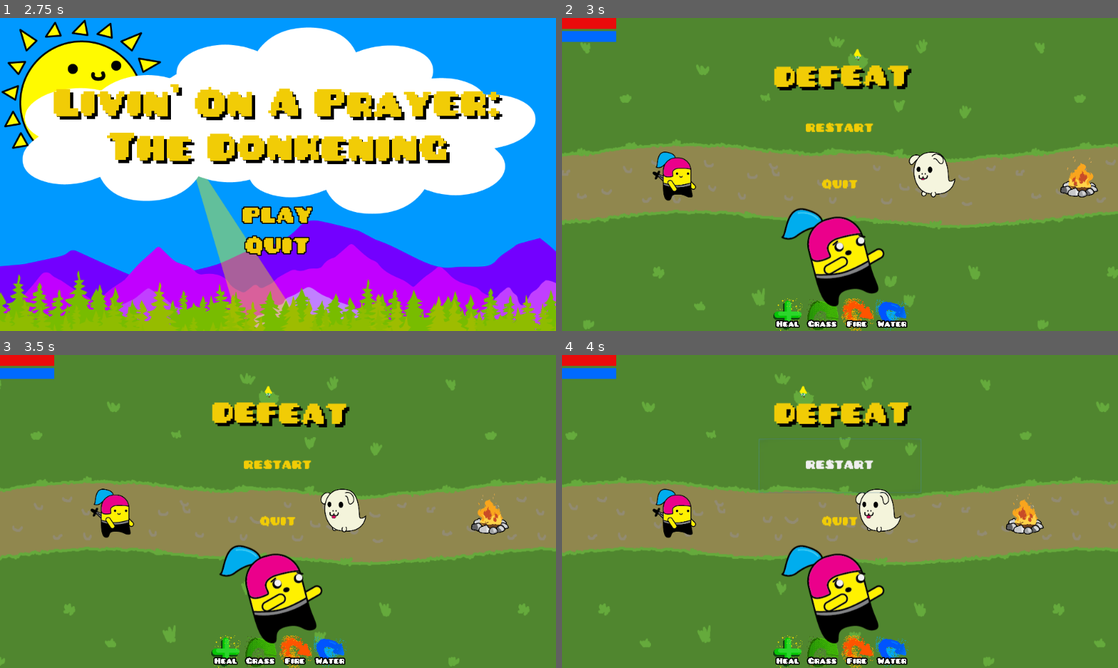
Above: before the commit, frames 1-4 (two rows, left to right).
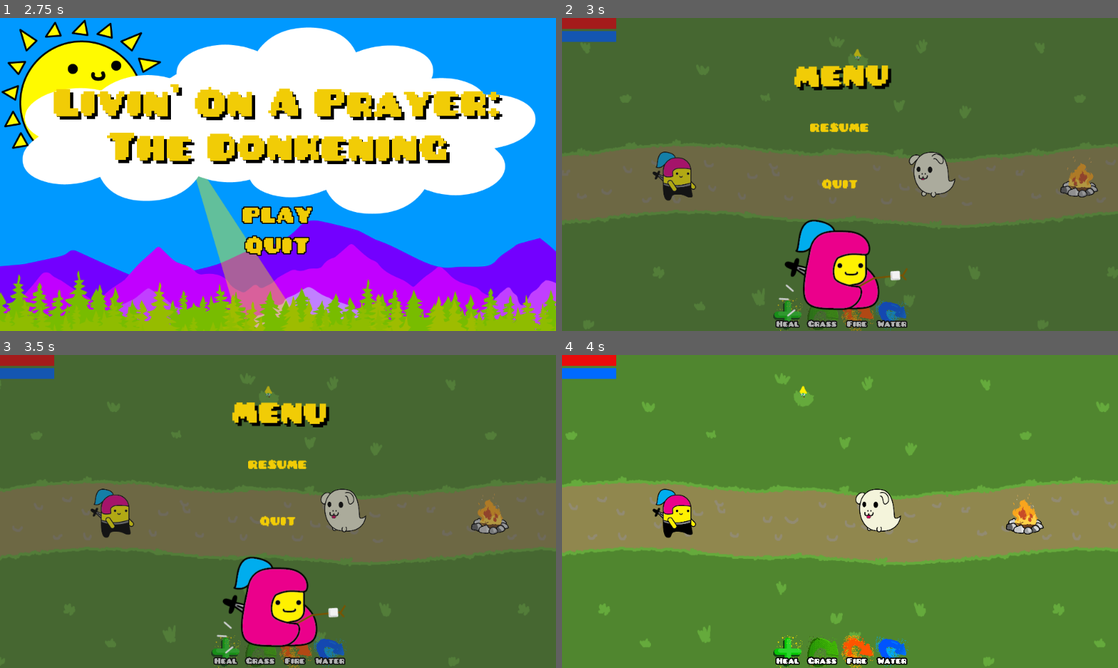
Above: after the commit, the same moments.

Repository: danreeves/godot-wild-jam-33
Game: Godot game, scene res://UI/TitleScreen.tscn
Two runs of this game, one before a commit and one after it. Both use one fixed random seed, a clock stepped at 60 frames per second and the inputs below. The engine's default icon, where the game draws it, is replaced by a stand-in: a white triangle on a blue panel in a dark square.
Inputs (mouse positions are in pixels of both pictures, inside the frame that each line leads up to):
- Up to frame 1 (2.75 s): tap Enter at 0.5 s; move the mouse to (400, 158) at 0.52 s; click (400, 158) at 0.67 s; move the mouse to (166, 190) at 1.27 s; click (166, 190) at 1.42 s; move the mouse to (333, 105) at 2.02 s; click (333, 105) at 2.17 s
- Up to frame 2 (3 s): click "PLAY" at 2.75 s
- Up to frame 3 (3.5 s): no input
- Up to frame 4 (4 s): click (840, 464) at 3.5 s, where only the run before the commit has a clickable "RESTART"

Frame 1 is identical in both runs. In frame 2, 98% of the frame differs, in the area x 0-100%, y 0-100%; in frame 3, 98%; in frame 4, 5.2%.

Commit message:
aefgrsj

Diff:
--- a/UI/HUD.tscn
+++ b/UI/HUD.tscn
@@ -1,9 +1,10 @@
-[gd_scene load_steps=9 format=2]
+[gd_scene load_steps=16 format=2]
 
 [ext_resource path="res://UI/ManaBar.gd" type="Script" id=1]
 [ext_resource path="res://PixelatedPusab.ttf" type="DynamicFontData" id=2]
 [ext_resource path="res://health.png" type="Texture" id=3]
 [ext_resource path="res://mana.png" type="Texture" id=4]
+[ext_resource path="res://UI/Pause.gd" type="Script" id=5]
 [ext_resource path="res://assets/Animation/Hero_Animation.tres" type="SpriteFrames" id=7]
 
 [sub_resource type="DynamicFont" id=1]
@@ -13,15 +14,27 @@
 extra_spacing_space = -10
 font_data = ExtResource( 2 )
 
+[sub_resource type="StyleBoxEmpty" id=4]
+
 [sub_resource type="DynamicFont" id=2]
 size = 25
 use_filter = true
 font_data = ExtResource( 2 )
 
+[sub_resource type="StyleBoxEmpty" id=5]
+
 [sub_resource type="DynamicFont" id=3]
 size = 25
 use_filter = true
 font_data = ExtResource( 2 )
+
+[sub_resource type="StyleBoxEmpty" id=6]
+
+[sub_resource type="StyleBoxEmpty" id=7]
+
+[sub_resource type="StyleBoxEmpty" id=8]
+
+[sub_resource type="StyleBoxEmpty" id=9]
 
 [node name="HUD" type="CanvasLayer"]
 
@@ -72,15 +85,23 @@
 "_edit_use_anchors_": false
 }
 
-[node name="Control" type="Control" parent="."]
-visible = false
-anchor_right = 1.0
-anchor_bottom = 1.0
-__meta__ = {
-"_edit_use_anchors_": false
-}
-
-[node name="PauseMenu" type="VBoxContainer" parent="Control"]
+[node name="Pause" type="Control" parent="."]
+anchor_right = 1.0
+anchor_bottom = 1.0
+script = ExtResource( 5 )
+__meta__ = {
+"_edit_use_anchors_": false
+}
+
+[node name="ColorRect" type="ColorRect" parent="Pause"]
+anchor_right = 1.0
+anchor_bottom = 1.0
+color = Color( 0.207843, 0.207843, 0.207843, 0.384314 )
+__meta__ = {
+"_edit_use_anchors_": false
+}
+
+[node name="PauseMenu" type="VBoxContainer" parent="Pause"]
 anchor_left = 0.5
 anchor_right = 0.5
 margin_left = -150.0
@@ -92,7 +113,7 @@
 "_edit_use_anchors_": false
 }
 
-[node name="RichTextLabel" type="RichTextLabel" parent="Control/PauseMenu"]
+[node name="RichTextLabel" type="RichTextLabel" parent="Pause/PauseMenu"]
 margin_right = 300.0
 margin_bottom = 100.0
 rect_min_size = Vector2( 300, 100 )
@@ -107,32 +128,35 @@
 fit_content_height = true
 scroll_active = false
 
-[node name="PauseMenuResumeButton" type="Button" parent="Control/PauseMenu"]
+[node name="PauseMenuResumeButton" type="Button" parent="Pause/PauseMenu"]
 margin_top = 104.0
 margin_right = 300.0
 margin_bottom = 204.0
 rect_min_size = Vector2( 0, 100 )
+custom_styles/focus = SubResource( 4 )
 custom_fonts/font = SubResource( 2 )
 custom_colors/font_color = Color( 0.94902, 0.803922, 0.027451, 1 )
 text = "RESUME"
 flat = true
 
-[node name="PauseMenuQuitButton" type="Button" parent="Control/PauseMenu"]
+[node name="PauseMenuQuitButton" type="Button" parent="Pause/PauseMenu"]
 margin_top = 208.0
 margin_right = 300.0
 margin_bottom = 308.0
 rect_min_size = Vector2( 0, 100 )
+custom_styles/focus = SubResource( 5 )
 custom_fonts/font = SubResource( 3 )
 custom_colors/font_color = Color( 0.94902, 0.803922, 0.027451, 1 )
 text = "QUIT"
 flat = true
 
-[node name="AnimatedSprite" type="AnimatedSprite" parent="Control"]
-position = Vector2( 524.407, 433.011 )
+[node name="AnimatedSprite" type="AnimatedSprite" parent="Pause"]
+position = Vector2( 509.815, 435.256 )
 frames = ExtResource( 7 )
 animation = "camp"
-
-[node name="Control2" type="Control" parent="."]
+frame = 1
+
+[node name="Victory" type="Control" parent="."]
 visible = false
 anchor_right = 1.0
 anchor_bottom = 1.0
@@ -140,7 +164,15 @@
 "_edit_use_anchors_": false
 }
 
-[node name="VictoryMenu" type="VBoxContainer" parent="Control2"]
+[node name="ColorRect" type="ColorRect" parent="Victory"]
+anchor_right = 1.0
+anchor_bottom = 1.0
+color = Color( 0.207843, 0.207843, 0.207843, 0.384314 )
+__meta__ = {
+"_edit_use_anchors_": false
+}
+
+[node name="VictoryMenu" type="VBoxContainer" parent="Victory"]
 anchor_left = 0.5
 anchor_right = 0.5
 margin_left = -150.0
@@ -152,7 +184,7 @@
 "_edit_use_anchors_": false
 }
 
-[node name="RichTextLabel" type="RichTextLabel" parent="Control2/VictoryMenu"]
+[node name="RichTextLabel" type="RichTextLabel" parent="Victory/VictoryMenu"]
 margin_right = 300.0
 margin_bottom = 100.0
 rect_min_size = Vector2( 300, 100 )
@@ -167,39 +199,51 @@
 fit_content_height = true
 scroll_active = false
 
-[node name="VictoryMenuNextLevelButton" type="Button" parent="Control2/VictoryMenu"]
+[node name="VictoryMenuNextLevelButton" type="Button" parent="Victory/VictoryMenu"]
 margin_top = 104.0
 margin_right = 300.0
 margin_bottom = 204.0
 rect_min_size = Vector2( 0, 100 )
+custom_styles/focus = SubResource( 6 )
 custom_fonts/font = SubResource( 2 )
 custom_colors/font_color = Color( 0.94902, 0.803922, 0.027451, 1 )
 text = "NEXT LEVEL"
 flat = true
 
-[node name="VictoryMenuQuitButton" type="Button" parent="Control2/VictoryMenu"]
+[node name="VictoryMenuQuitButton" type="Button" parent="Victory/VictoryMenu"]
 margin_top = 208.0
 margin_right = 300.0
 margin_bottom = 308.0
 rect_min_size = Vector2( 0, 100 )
+custom_styles/focus = SubResource( 7 )
 custom_fonts/font = SubResource( 3 )
 custom_colors/font_color = Color( 0.94902, 0.803922, 0.027451, 1 )
 text = "QUIT"
 flat = true
 
-[node name="AnimatedSprite" type="AnimatedSprite" parent="Control2/VictoryMenu"]
-position = Vector2( 140.841, 372.164 )
+[node name="AnimatedSprite" type="AnimatedSprite" parent="Victory"]
+position = Vector2( 502.841, 421.58 )
+scale = Vector2( 1, 0.998431 )
 frames = ExtResource( 7 )
 animation = "drink"
 
-[node name="Control3" type="Control" parent="."]
-anchor_right = 1.0
-anchor_bottom = 1.0
-__meta__ = {
-"_edit_use_anchors_": false
-}
-
-[node name="DefeatMenu" type="VBoxContainer" parent="Control3"]
+[node name="Defeat" type="Control" parent="."]
+visible = false
+anchor_right = 1.0
+anchor_bottom = 1.0
+__meta__ = {
+"_edit_use_anchors_": false
+}
+
+[node name="ColorRect" type="ColorRect" parent="Defeat"]
+anchor_right = 1.0
+anchor_bottom = 1.0
+color = Color( 0.207843, 0.207843, 0.207843, 0.384314 )
+__meta__ = {
+"_edit_use_anchors_": false
+}
+
+[node name="DefeatMenu" type="VBoxContainer" parent="Defeat"]
 anchor_left = 0.5
 anchor_right = 0.5
 margin_left = -150.0
@@ -211,7 +255,7 @@
 "_edit_use_anchors_": false
 }
 
-[node name="RichTextLabel" type="RichTextLabel" parent="Control3/DefeatMenu"]
+[node name="RichTextLabel" type="RichTextLabel" parent="Defeat/DefeatMenu"]
 margin_right = 300.0
 margin_bottom = 100.0
 rect_min_size = Vector2( 300, 100 )
@@ -226,27 +270,29 @@
 fit_content_height = true
 scroll_active = false
 
-[node name="DefeatMenuRestartButton" type="Button" parent="Control3/DefeatMenu"]
+[node name="DefeatMenuRestartButton" type="Button" parent="Defeat/DefeatMenu"]
 margin_top = 104.0
 margin_right = 300.0
 margin_bottom = 204.0
 rect_min_size = Vector2( 0, 100 )
+custom_styles/focus = SubResource( 8 )
 custom_fonts/font = SubResource( 2 )
 custom_colors/font_color = Color( 0.94902, 0.803922, 0.027451, 1 )
 text = "RESTART"
 flat = true
 
-[node name="DefeatMenuQuitButton" type="Button" parent="Control3/DefeatMenu"]
+[node name="DefeatMenuQuitButton" type="Button" parent="Defeat/DefeatMenu"]
 margin_top = 208.0
 margin_right = 300.0
 margin_bottom = 308.0
 rect_min_size = Vector2( 0, 100 )
+custom_styles/focus = SubResource( 9 )
 custom_fonts/font = SubResource( 3 )
 custom_colors/font_color = Color( 0.94902, 0.803922, 0.027451, 1 )
 text = "QUIT"
 flat = true
 
-[node name="AnimatedSprite" type="AnimatedSprite" parent="Control3"]
+[node name="AnimatedSprite" type="AnimatedSprite" parent="Defeat"]
 position = Vector2( 531.899, 431.512 )
 frames = ExtResource( 7 )
 animation = "die"
--- /dev/null
+++ b/UI/Pause.gd
@@ -0,0 +1,15 @@
+extends Control
+
+func _ready() -> void:
+	var _err1 = find_node("PauseMenuResumeButton").connect("button_up", self, "resume")
+	var _err2 = find_node("PauseMenuQuitButton").connect("button_up", self, "quit")
+
+func resume():
+	visible = false
+	get_tree().paused = false
+
+func quit():
+	get_tree().paused = false
+	var err = get_tree().change_scene("res://UI/TitleScreen.tscn")
+	if err:
+		print(err)
--- a/UI/TitleScreen.gd
+++ b/UI/TitleScreen.gd
@@ -1,6 +1,7 @@
 extends Control
 
 func _ready() -> void:
+	print("onready")
 	var _err1 = find_node("TitleButtonQuit").connect("button_up", self, "quit")
 	var _err2 = find_node("TitleButtonPlay").connect("button_up", self, "play")
 	$Title.rect_position = Vector2($Title.rect_position.x, -$Title.rect_size.y)
--- a/Units/Player.gd
+++ b/Units/Player.gd
@@ -16,6 +16,10 @@
 	$AnimatedSprite.play("idle")
 
 func _process(_delta: float) -> void:
+	if Input.is_action_pressed("ui_cancel"):
+		get_node("HUD").find_node("Pause").visible = true
+		get_tree().paused = true
+
 	if dead:
 		$AttackQueue.stop()
 		return
@@ -121,11 +125,11 @@
 			$AnimatedSprite.play("idle")
 
 	if $AnimatedSprite.animation == "camp":
-		# win the level
+		get_node("HUD").find_node("Victory").visible = true
 		pass
 
 	if $AnimatedSprite.animation == "die":
-		# lose the level
+		get_node("HUD").find_node("Defeat").visible = true
 		pass
 
 func input_event(_vp, event: InputEvent, _idx) -> void:
--- a/Units/Player.tscn
+++ b/Units/Player.tscn
@@ -68,3 +68,4 @@
 shape = SubResource( 3 )
 
 [node name="HUD" parent="." instance=ExtResource( 10 )]
+pause_mode = 2
